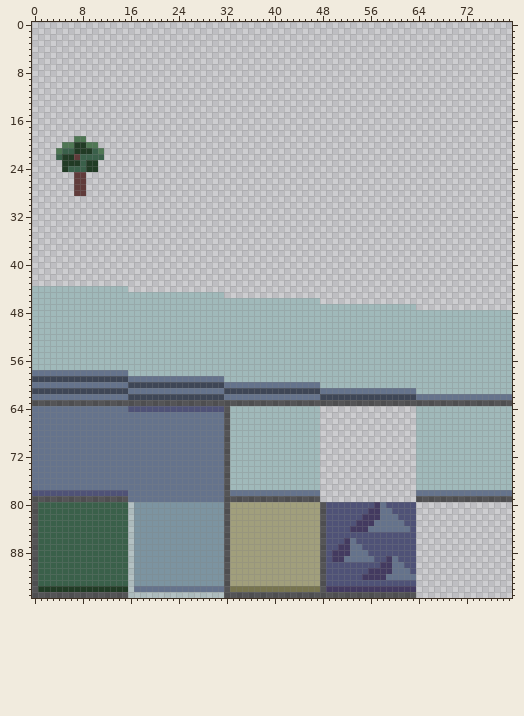
A pixel-art file gets an edit: Prototypes/Block Colony/Assets/Sprites/UISprites.aseprite. The picture above was drawn from the file before the commit.
80x96 pixels, 1 frame.
The result:
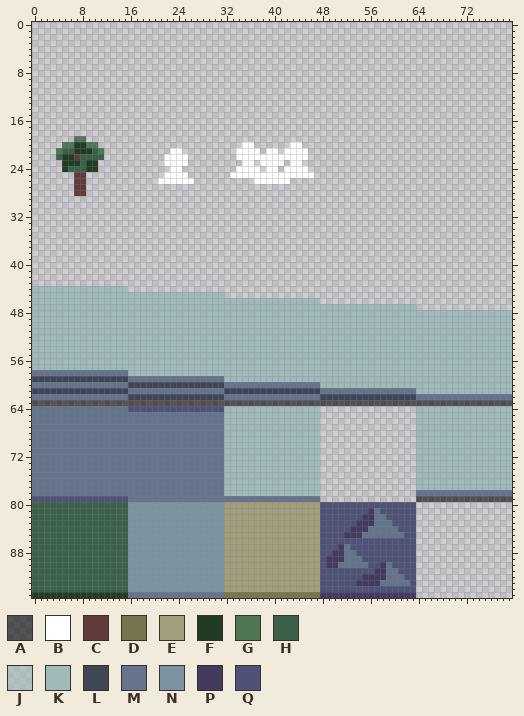
Palette (. is transparent): A #00000096  B #ffffff  C #603b3a  D #77744f  E #a19f7c  F #213b25  G #4f7754  H #3a604a  J #a0b9ba96  K #a0b9ba  L #3e4656  M #65738c  N #7c94a1  P #433a60  Q #4f5277
Changes in this commit:
Layer "Layer 1":
y 20: x 35..36 .. -> BB; x 43..44 .. -> BB
y 21: x 23..24 .. -> BB; x 34..37 .... -> BBBB; x 39..40 .. -> BB; x 42..45 .... -> BBBB
y 22: x 22..25 .... -> BBBB; x 34..45 ............ -> BBBBBBBBBBBB
y 23: x 22..25 .... -> BBBB; x 35..36 .. -> BB; x 38..41 .... -> BBBB; x 43..44 .. -> BB
y 24: x 23..24 .. -> BB; x 34..37 .... -> BBBB; x 39..40 .. -> BB; x 42..45 .... -> BBBB
y 25: x 22..25 .... -> BBBB; x 33..46 .............. -> BBBBBBBBBBBBBB
y 26: x 21..26 ...... -> BBBBBB; x 37..42 ...... -> BBBBBB
y 64..77: x 32 A -> K
y 78: x 0..15 QQQQQQQQQQQQQQQQ -> MMMMMMMMMMMMMMMM; x 32..47 AMMMMMMMMMMMMMMM -> KKKKKKKKKKKKKKKK
y 79: x 0..15 AAAAAAAAAAAAAAAA -> QQQQQQQQQQQQQQQQ; x 32..47 AAAAAAAAAAAAAAAA -> MMMMMMMMMMMMMMMM
y 80: x 0 A -> H; x 16 J -> N; x 32 A -> E; x 48 A -> Q; x 57..58 PM -> QQ
y 81: x 0 A -> H; x 16 J -> N; x 32 A -> E; x 48 A -> Q; x 57..59 PMM -> MQQ
y 82: x 0 A -> H; x 16 J -> N; x 32 A -> E; x 48 A -> Q; x 57 P -> M; x 59..60 MM -> QQ
y 83: x 0 A -> H; x 16 J -> N; x 32 A -> E; x 48 A -> Q; x 60..61 MM -> QQ
y 84: x 0 A -> H; x 16 J -> N; x 32 A -> E; x 48 A -> Q; x 61..62 MM -> QQ
y 85: x 0 A -> H; x 16 J -> N; x 32 A -> E; x 48 A -> Q; x 52..61 QQQQQQQQQQ -> PPPMMMMMMM
y 86: x 0 A -> H; x 16 J -> N; x 32 A -> E; x 48 A -> Q; x 52..53 PM -> QQ
y 87: x 0 A -> H; x 16 J -> N; x 32 A -> E; x 48 A -> Q; x 52..54 PMM -> MQQ
y 88: x 0 A -> H; x 16 J -> N; x 32 A -> E; x 48 A -> Q; x 52 P -> M; x 54..55 MM -> QQ
y 89: x 0 A -> H; x 16 J -> N; x 32 A -> E; x 48..49 AQ -> QP; x 55..56 MM -> QQ; x 59..60 PM -> QQ
y 90: x 0 A -> H; x 16 J -> N; x 32 A -> E; x 48..55 AQQQQQQQ -> QPPMMMMM; x 59..61 PMM -> MQQ
y 91: x 0 A -> H; x 16 J -> N; x 32 A -> E; x 48 A -> Q; x 56 P -> Q; x 59 P -> M; x 61..62 MM -> QQ
y 92: x 0 A -> H; x 16 J -> N; x 32 A -> E; x 48 A -> Q; x 62..63 MM -> QQ
y 93: x 0 A -> H; x 16 J -> N; x 32 A -> E; x 48 A -> Q; x 54..62 QQQQQQQQQ -> PPPPMMMMM
y 94: x 0..63 AFFFFFFFFFFFFFFFJMMMMMMMMMMMMMMMADDDDDDDDDDDDDDDAPPPPPPPPPPPPPPP -> HHHHHHHHHHHHHHHHNNNNNNNNNNNNNNNNEEEEEEEEEEEEEEEEQQQQQQQQQQQQQQQQ
y 95: x 0..63 AAAAAAAAAAAAAAAAJJJJJJJJJJJJJJJJAAAAAAAAAAAAAAAAAAAAAAAAAAAAAAAA -> FFFFFFFFFFFFFFFFMMMMMMMMMMMMMMMMDDDDDDDDDDDDDDDDPPPPPPPPPPPPPPPP
